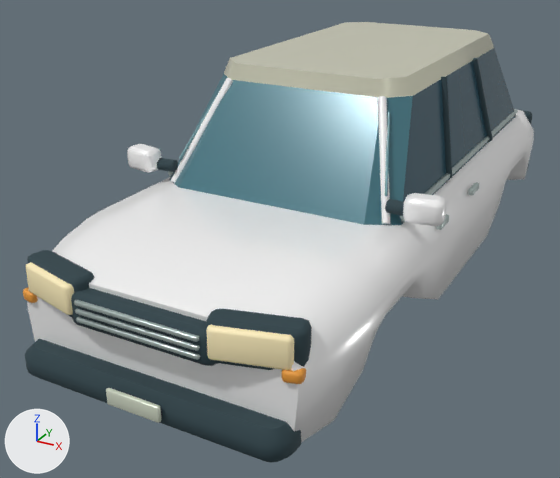
A saved change to the glTF model assets/models/vehicles/orion.glb.
Camera for both pictures: a 50 mm camera at (1.93, -4.39, 2.44) aimed at (-0.26, -0.4, 0.44). Lighting does not change. The marker at lower left points along +X, +Y and +Z. The older version comes first. Vertices at exactly the same position are counted once.

The first picture shows 'Chassis', 'Headlamps' and 2 more.
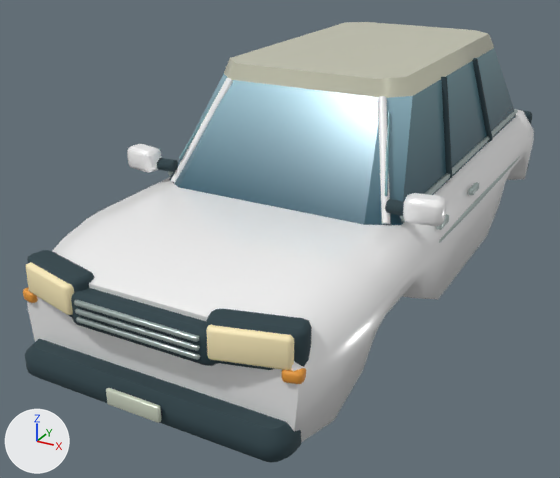
Changed parts and their boxes [x1, y1, x2, y2] in the pictures (560 x 478 px):
part 1 of me_chassis, added
    after: [439, 156, 520, 243]
part 2 of me_chassis, recoloured (dark cyan to cyan)
    both: [173, 48, 509, 225]

The change, as a list of edits to the scene's bpy script:
```text
Change me_chassis:
    used by ob_chassis; location = (0.0, 0.0, 0.0)
    remove me_chassis.from_pydata(...)  # 2020 vertices, 3890 faces; spans x -0.95..0.95, y -2.22..2.2, z 0.29..1.58
    add me_chassis.from_pydata(...)  # 2056 vertices, 3954 faces; spans x -0.95..0.95, y -2.22..2.2, z 0.29..1.58
    me_chassis part 1: a new loose piece of 18 vertices spanning x 0.83..0.87, y -0.67..1.36, z 0.71..0.78, in mat_metal
    me_chassis part 2: 16 kept faces spanning x -0.72..0.72, y -1.04..1.64, z 0.93..1.49 get new vertex colours; the middle colour goes from dark cyan #335969 to cyan #618793
    other edits to the shape of me_chassis do not show in these pictures
```
